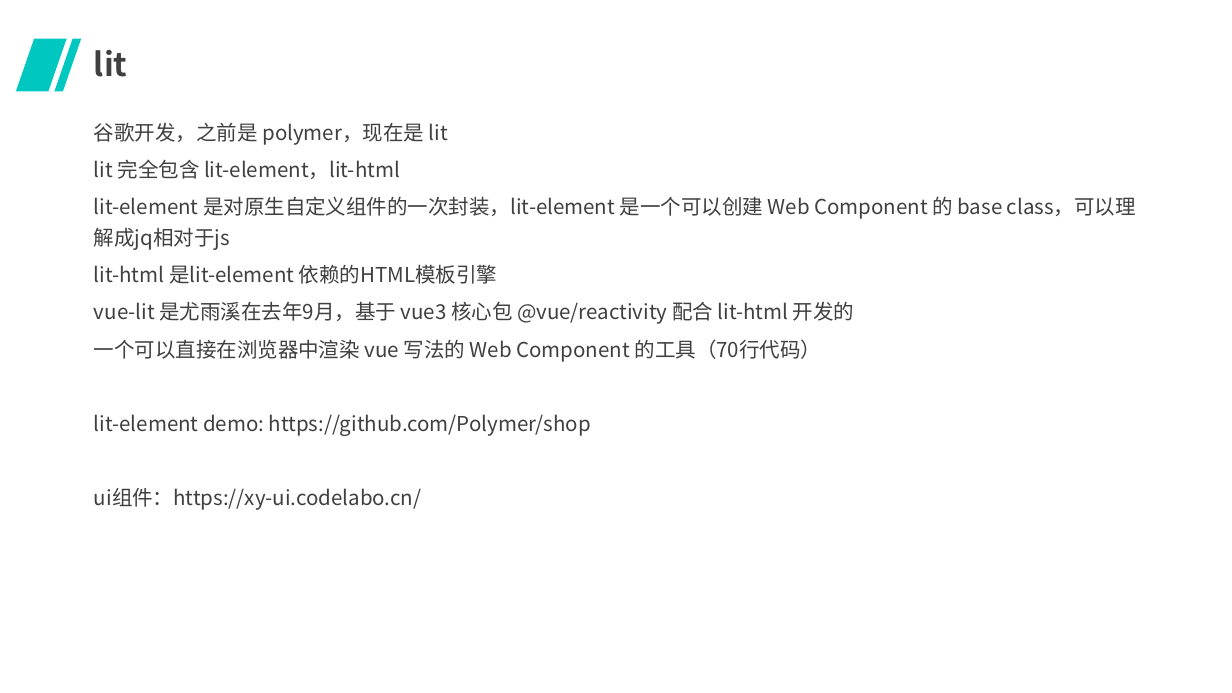
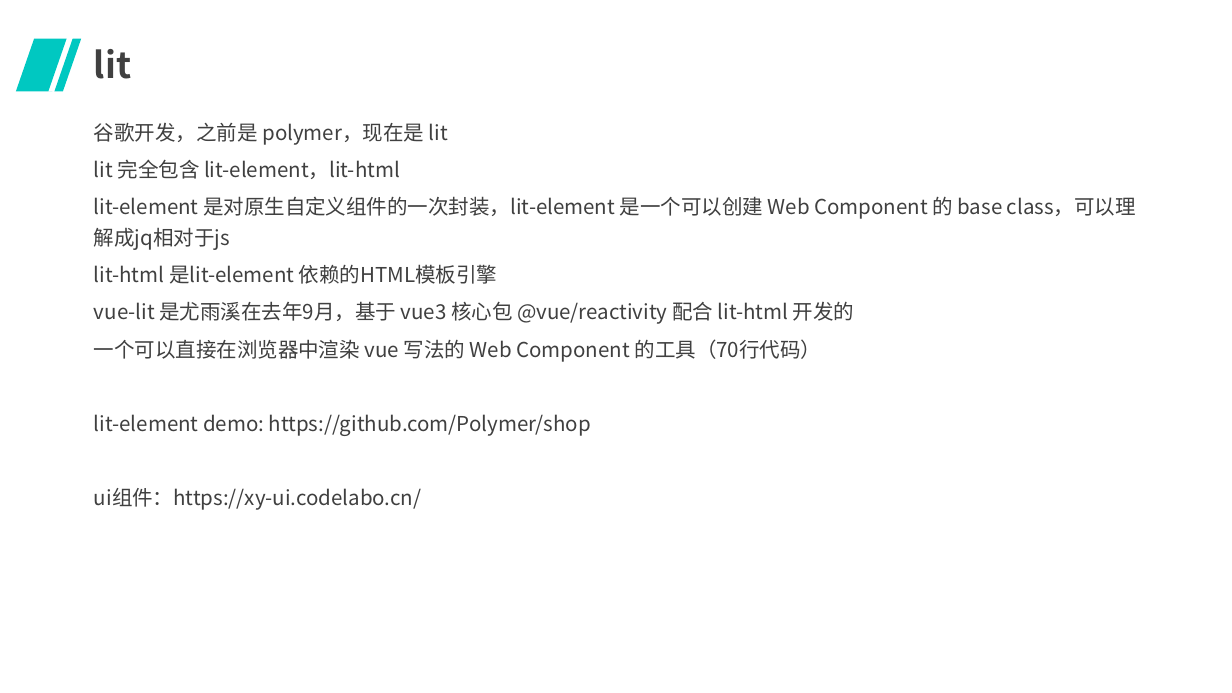
Before and after one commit to MusicTen/slidev-demo, a slide deck: slide 19 of web-component-王璨-2021年1月28日.pptx. Drawn at 1232x693 pixels with LibreOffice and Linux fonts; fonts in the diff are those of the drawing; background and template pictures are left out. Boxes give left, top, right and bottom in pixels: in the first picture for what was removed or moved away, otherwise in the second. Text is boxed around its words. In the diff, an @@ line names an element or a change of style, - is before the commit and + after.

```diff
--- a/web-component-王璨-2021年1月28日.pptx
+++ b/web-component-王璨-2021年1月28日.pptx
@@ title "lit" at box(94, 49, 131, 79): size 25.2 to 28 pt @@
```
Also in this commit, not shown: 5 other slides changed, 1 other file.
